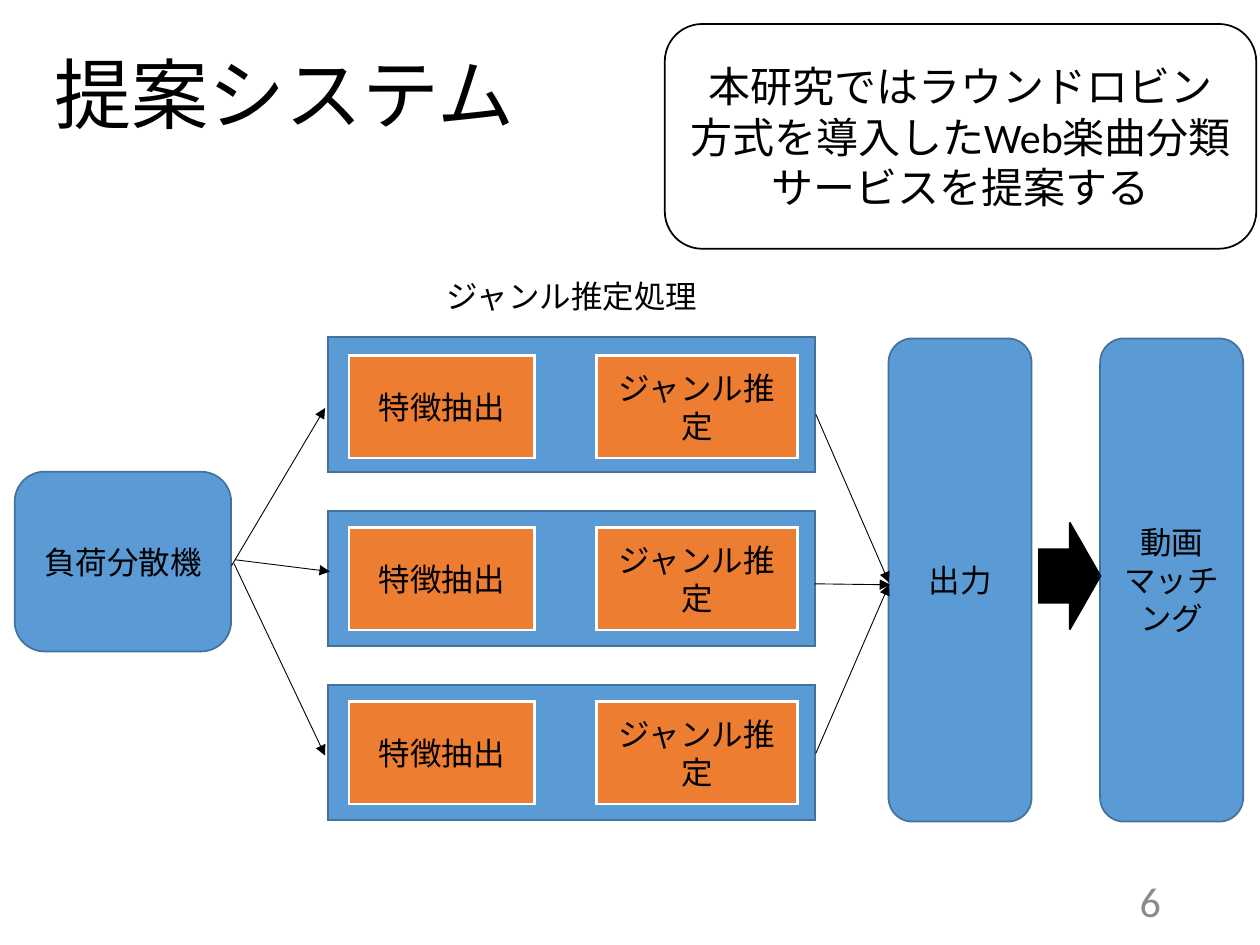
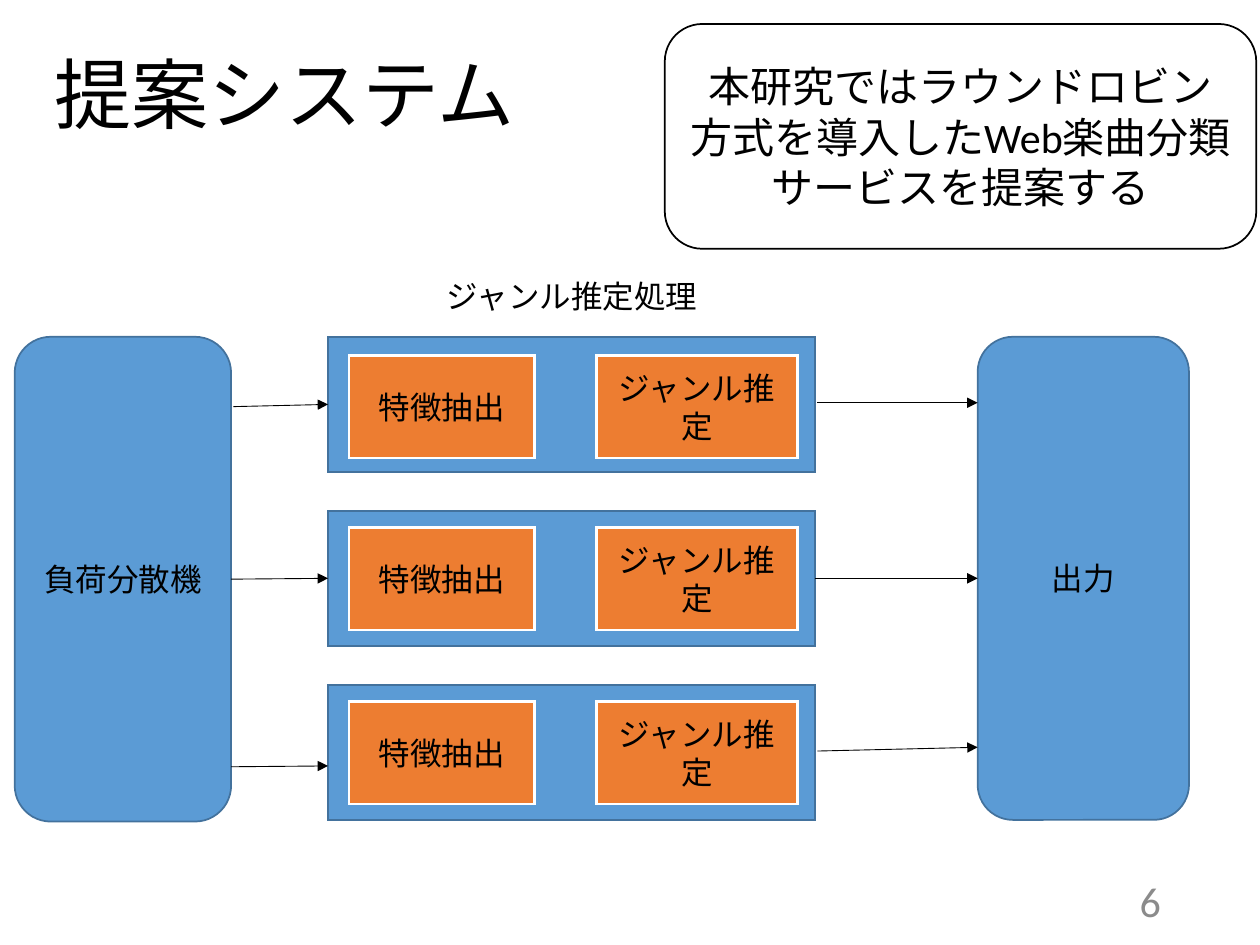
Before and after one commit to kait-takanolab/1821144-yoshii-thesis, a slide deck: slide 6 of 発表用スライド/1821144_卒研発表.pptx. Drawn at 1260x945 pixels with LibreOffice and Linux fonts; fonts in the diff are those of the drawing. Boxes give left, top, right and bottom in pixels: in the first picture for what was removed or moved away, otherwise in the second. Text is boxed around its words. In the diff, an @@ line names an element or a change of style, - is before the commit and + after.

```diff
--- a/発表用スライド/1821144_卒研発表.pptx
+++ b/発表用スライド/1821144_卒研発表.pptx
@@ rounded rectangle "負荷分散機": place and size @@
-rounded rectangle "負荷分散機" at box(15, 471, 232, 651)
+rounded rectangle "負荷分散機" at box(15, 336, 232, 822)
@@ rounded rectangle "出力": place and size @@
-rounded rectangle "出力" at box(888, 339, 1031, 822)
+rounded rectangle "出力" at box(978, 336, 1189, 819)
@@ rounded rectangle removed at box(1100, 339, 1242, 822) @@
-動画マッチング
@@ arrow moved from (232, 566) - (325, 408) to (233, 407) - (328, 404) @@
@@ arrow removed from (816, 415) to (890, 582) @@
@@ arrow added from (818, 403) to (978, 403), #000000 0.5 pt @@
@@ right arrow removed at box(1040, 523, 1101, 630) @@
@@ arrow moved from (236, 559) - (330, 572) to (231, 580) - (328, 578) @@
@@ arrow moved from (815, 583) - (890, 585) to (815, 578) - (978, 578) @@
@@ arrow removed from (816, 753) to (890, 585) @@
@@ arrow added from (818, 751) to (978, 747), #000000 0.5 pt @@
@@ arrow moved from (234, 563) - (325, 756) to (231, 767) - (328, 766) @@
```
Also in this commit, not shown: 1 other slide changed, 2 other files.
